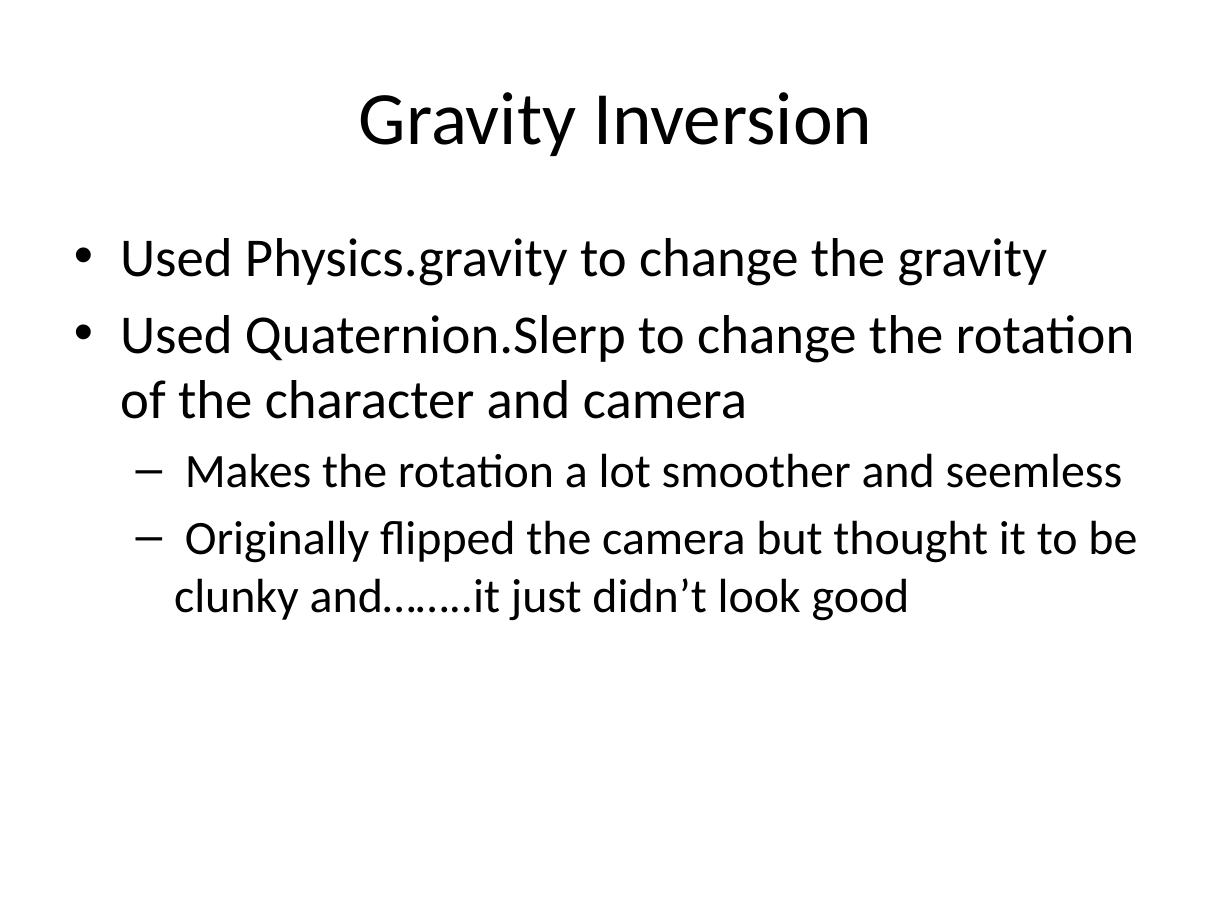
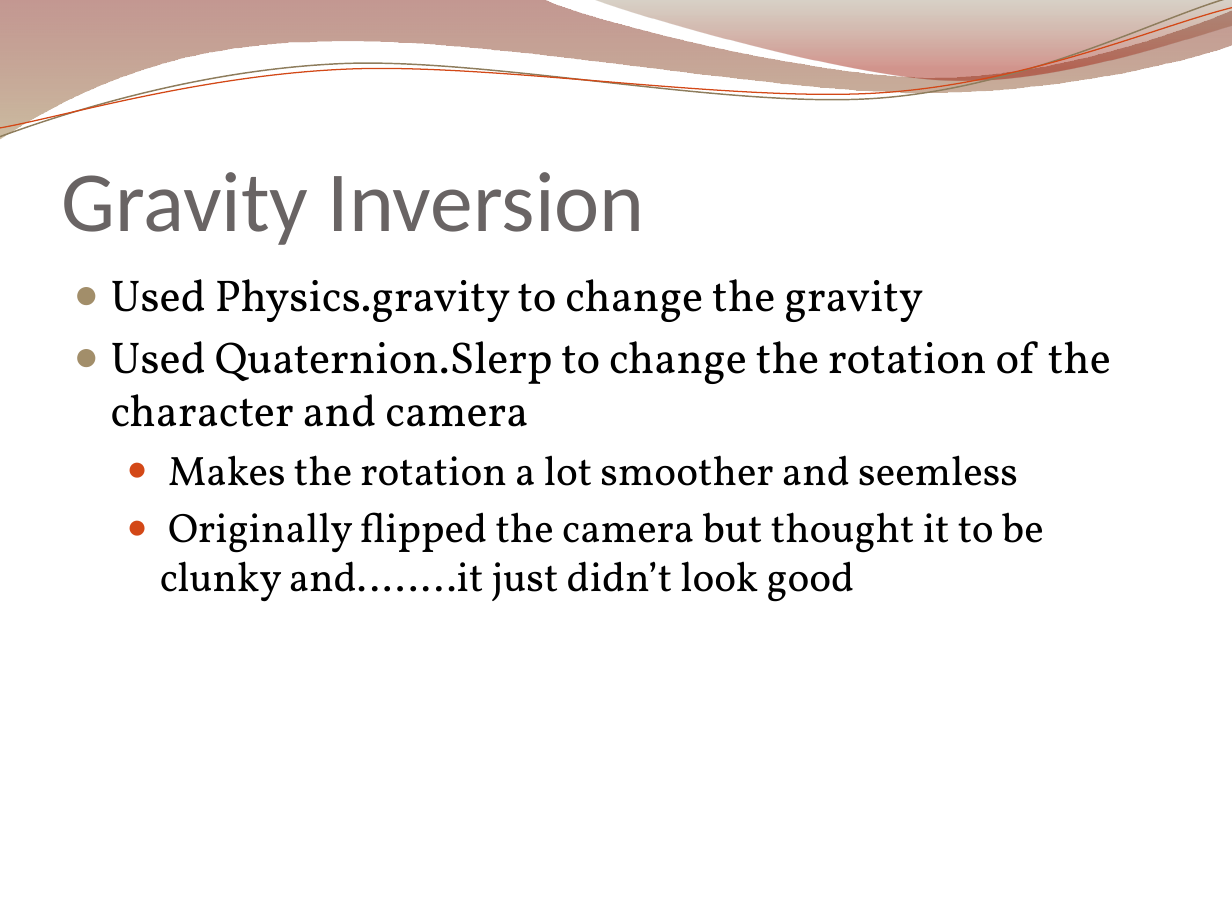
Before and after one commit to moskatero/FinalGameProject, a slide deck: slide 4 of ppt/ppt.pptx. Drawn at 1232x924 pixels with LibreOffice and Linux fonts; fonts in the diff are those of the drawing; background and template pictures are left out. Boxes give left, top, right and bottom in pixels: in the first picture for what was removed or moved away, otherwise in the second. Text is boxed around its words. In the diff, an @@ line names an element or a change of style, - is before the commit and + after.

```diff
--- a/ppt/ppt.pptx
+++ b/ppt/ppt.pptx
@@ freeform shape added at <box>0,0,1232,139</box>, fill gradient #7C1A0E to #A18552 @@
@@ freeform shape added at <box>0,0,1232,144</box>, outline #8F7D5E 0.85 pt @@
@@ freeform shape added at <box>0,8,1232,137</box>, outline #D34817 0.75 pt @@
@@ freeform shape added at <box>590,0,1232,85</box>, fill gradient #7E6B48 to #9F1705 @@
@@ title "Gravity Inversion": place and size @@
-title "Gravity Inversion" at <box>359,92,872,156</box>
+title "Gravity Inversion" at <box>62,172,645,245</box>
@@ title "Gravity Inversion" at <box>62,172,645,245</box>: size 44 to 50 pt, text colour #000000 to #696464; alignment centre to left; vertical alignment middle to bottom @@
@@ text "Used Physics.gravity to change the ...": place and size @@
-text "Used Physics.gravity to change the ..." at <box>120,238,1137,621</box>
+text "Used Physics.gravity to change the ..." at <box>111,279,1111,602</box>
@@ text "Used Physics.gravity to change the ..." at <box>111,279,1111,602</box>: size 32 to 26 pt in "Used Physics.gravity to change the gravity", "Used Quaternion.Slerp to change the rotation of ..."; font Calibri to Vollkorn; size 28 to 24 pt in "Makes the rotation a lot smoother and ...", "Originally flipped the camera but thought it ..."; bullet • to ●; less space between paragraphs; bullet – to ● @@
```
Also in this commit, not shown: 4 other slides changed, 4 slides added, 1 slide removed.
